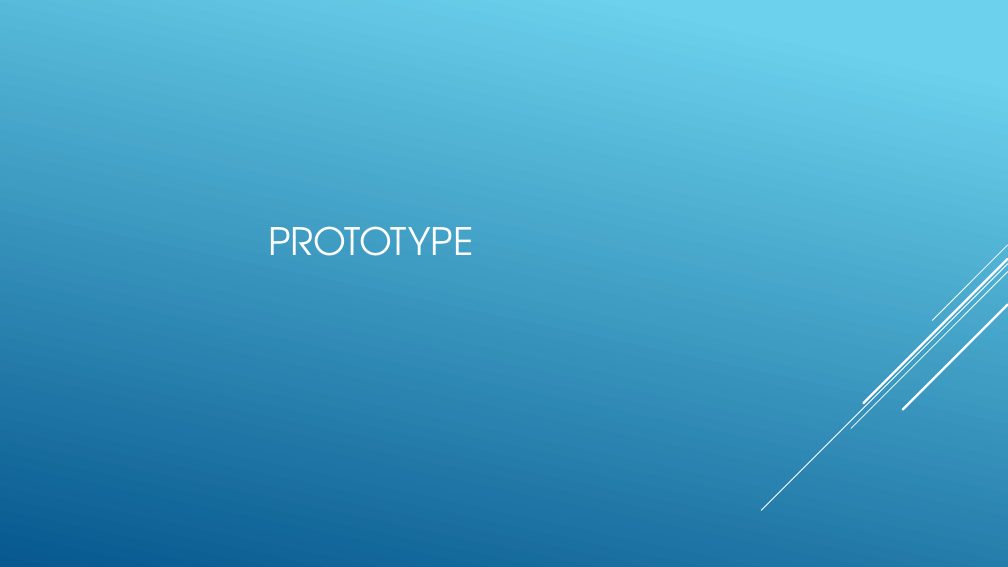
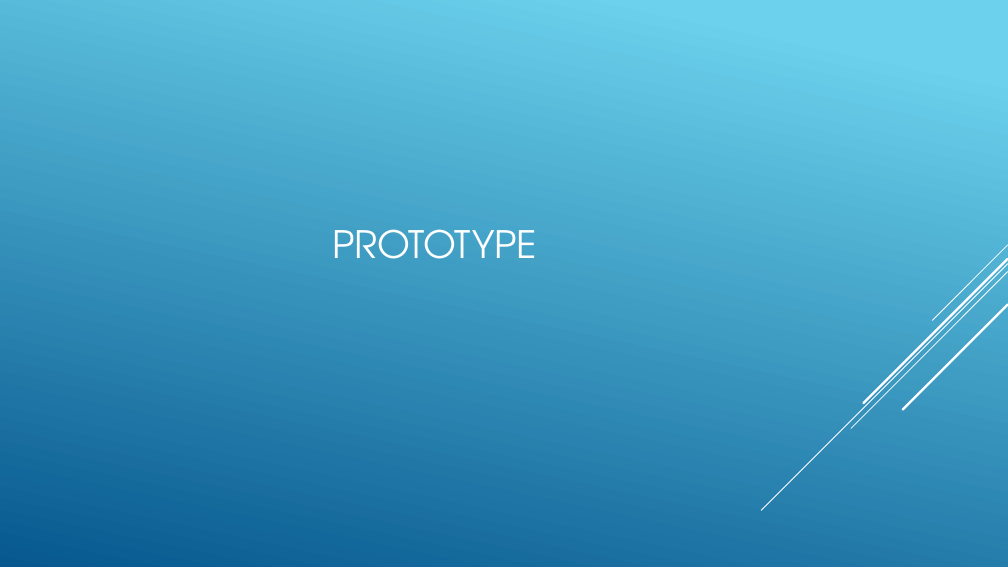
Before and after one commit to SDSMT-CSC464-F15/arm, a slide deck: slide 9 of Documents/ClientPresent2.pptx. Drawn at 1008x567 pixels with LibreOffice and Linux fonts; fonts in the diff are those of the drawing. Boxes give left, top, right and bottom in pixels: in the first picture for what was removed or moved away, otherwise in the second. Text is boxed around its words. In the diff, an @@ line names an element or a change of style, - is before the commit and + after.

```diff
--- a/Documents/ClientPresent2.pptx
+++ b/Documents/ClientPresent2.pptx
@@ title "PROTOTYPE": place and size @@
-title "PROTOTYPE" at (268,226,473,256)
+title "PROTOTYPE" at (332,229,537,259)
```
Also in this commit, not shown: 12 other slides changed, 1 slide added.
